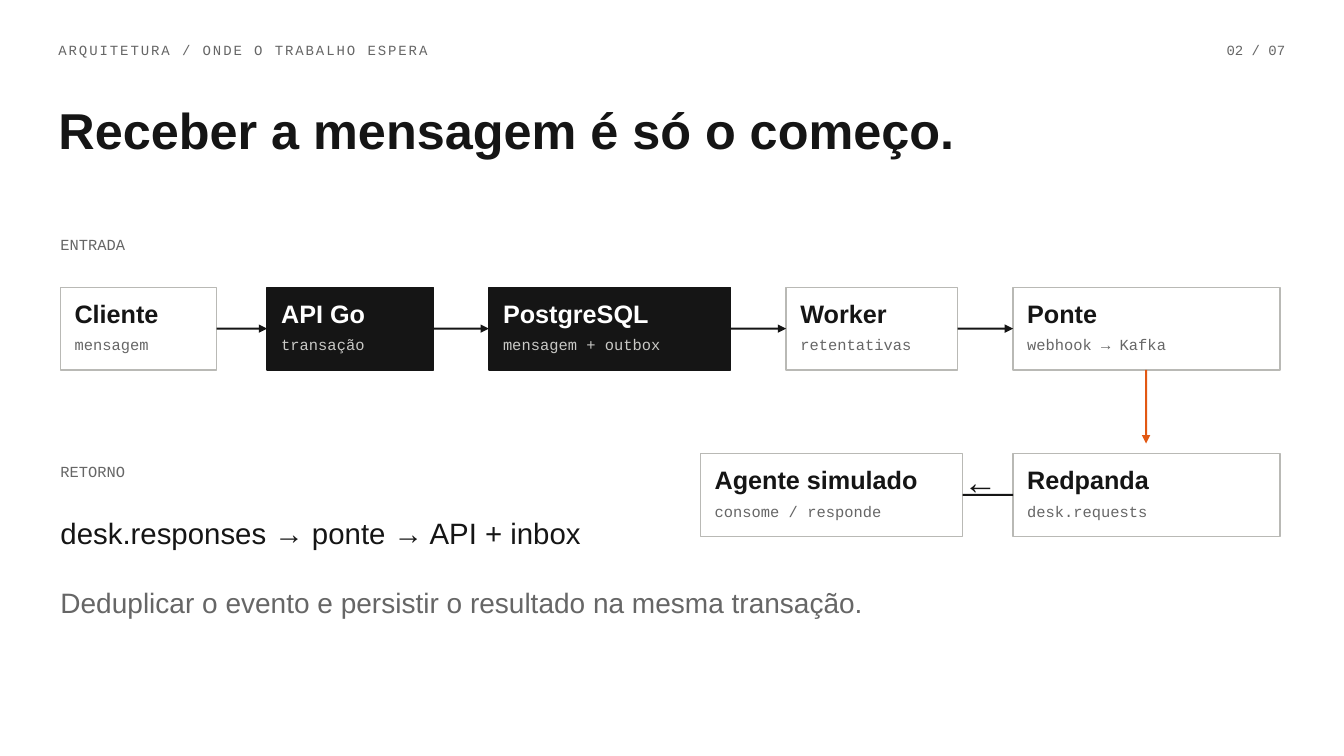
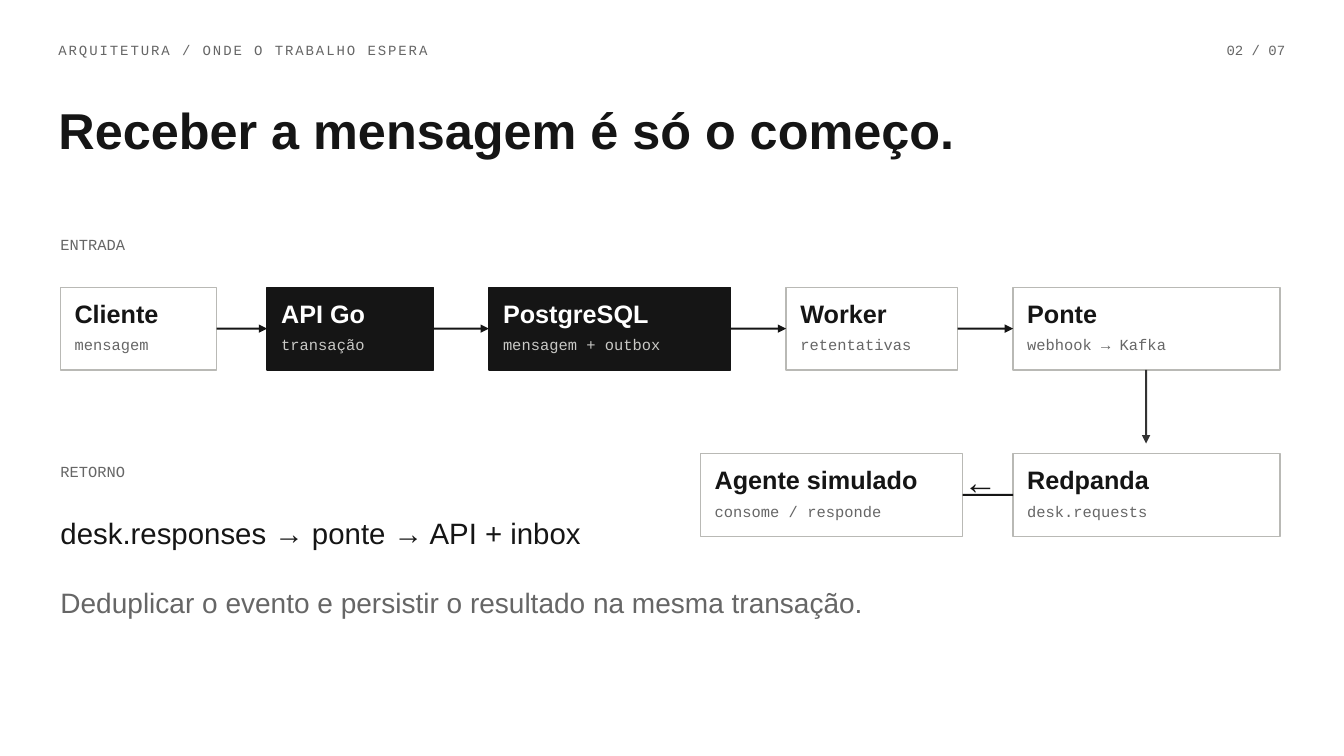
Before and after one commit to Gui0206/case-cloudwalk, a slide deck: slide 2 of Central-HelpDesk-Banca.pptx. Drawn at 1344x756 pixels with LibreOffice and Linux fonts; fonts in the diff are those of the drawing. Boxes give left, top, right and bottom in pixels: in the first picture for what was removed or moved away, otherwise in the second. Text is boxed around its words. In the diff, an @@ line names an element or a change of style, - is before the commit and + after.

Commit message:
Troca acentos laranja por tons neutros nos slides e produto

```diff
--- a/Central-HelpDesk-Banca.pptx
+++ b/Central-HelpDesk-Banca.pptx
@@ arrow (1146, 370) - (1146, 444): stroke #E25813 1.4 pt to #333333 1.4 pt @@
```
Also in this commit, not shown: 1 other file.
